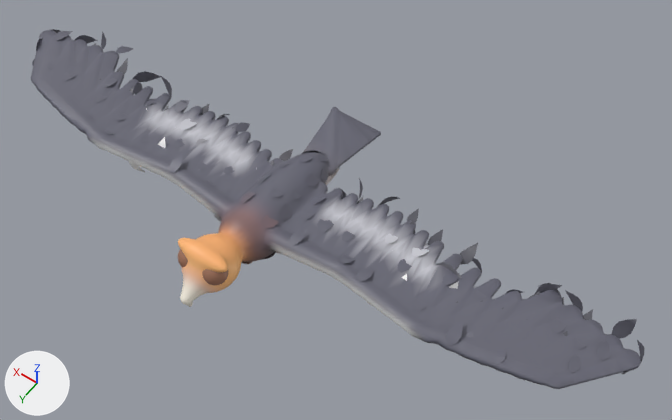
An edit to the glTF model game/art/models/california_condor.glb, drawn before and after from the same camera.
Rendered twice from a 50 mm camera at (-1.7, 1.96, 4.14) aimed at (-0.23, -0.11, 0.89). Lighting does not change. The marker at lower left points along +X, +Y and +Z. The older version comes first. Vertices at exactly the same position are counted once.

In view in the first picture: 'california_condor_movie'.
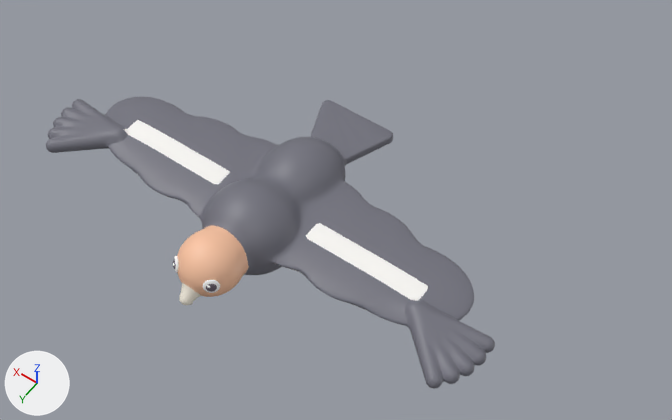
Edits to the bpy script that builds the scene:
```text
Add mat_defaultmaterial_001:
    mat_defaultmaterial_001 = bpy.data.materials.new('DefaultMaterial.001')
    mat_defaultmaterial_001.use_nodes = True; mat_defaultmaterial_001.node_tree.nodes.clear()
    _N = mat_defaultmaterial_001.node_tree.nodes; _L = mat_defaultmaterial_001.node_tree.links
    n0 = _N.new('ShaderNodeOutputMaterial'); n0.name = 'Material Output'
    n1 = _N.new('ShaderNodeBsdfPrincipled'); n1.name = 'Principled BSDF'
    n2 = _N.new('ShaderNodeVertexColor'); n2.name = 'Color Attribute'
    _L.new(n1.outputs[0], n0.inputs[0])  # 'BSDF' to 'Surface'
    _L.new(n2.outputs[0], n1.inputs[0])  # 'Color' to 'Base Color'
Change me_california_condor_movie:
    used by ob_california_condor_movie; location = (0.0, 0.025, 0.9)
    remove me_california_condor_movie.from_pydata(...)  # 10197 vertices, 18721 faces; spans x -1.64..1.64, y -0.64..0.63, z -0.15..0.2
    add me_california_condor_movie.from_pydata(...)  # 5618 vertices, 11232 faces; spans x -1.15..1.15, y -0.63..0.66, z 0.72..1.12
    me_california_condor_movie part 1: 10197 vertices removed from x -1.64..1.64, y -0.64..0.63, z -0.15..0.2
    me_california_condor_movie part 2: 5618 vertices added at x -1.15..1.15, y -0.63..0.66, z 0.72..1.12
Add me_california_condor_toon_face:
    me_california_condor_toon_face.from_pydata(...)  # 812 vertices, 1600 faces; spans x -0.121..0.121, y 0.541..0.592, z 0.965..1.034
    me_california_condor_toon_face.materials.append(mat_defaultmaterial_001)
Change ob_california_condor_movie:
    ob_california_condor_movie.location: (0.0, 0.025, 0.9) -> (0.0, 0.0, 0.0)
Add ob_california_condor_toon_face:
    ob_california_condor_toon_face = bpy.data.objects.new('california_condor_toon_face', me_california_condor_toon_face)
    ob_california_condor_toon_face.location = (0.0, 0.0, 0.0)
```

Changed parts and their boxes [x1, y1, x2, y2] in the pictures (672 x 420 px):
'california_condor_movie', reshaped, moved (27% narrower, 19% shorter)
    before: [31, 29, 645, 389]
    after: [46, 97, 495, 388]
'california_condor_toon_face', added
    after: [173, 256, 220, 293]
part 1 of me_california_condor_movie, deleted
    before: [31, 29, 645, 389]
part 2 of me_california_condor_movie, added
    after: [46, 97, 495, 388]
